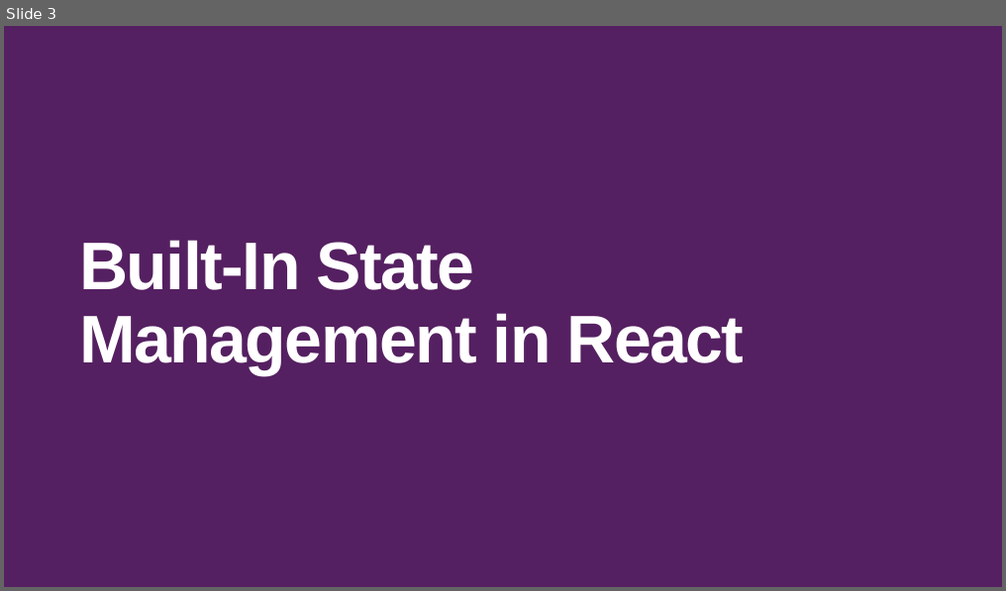
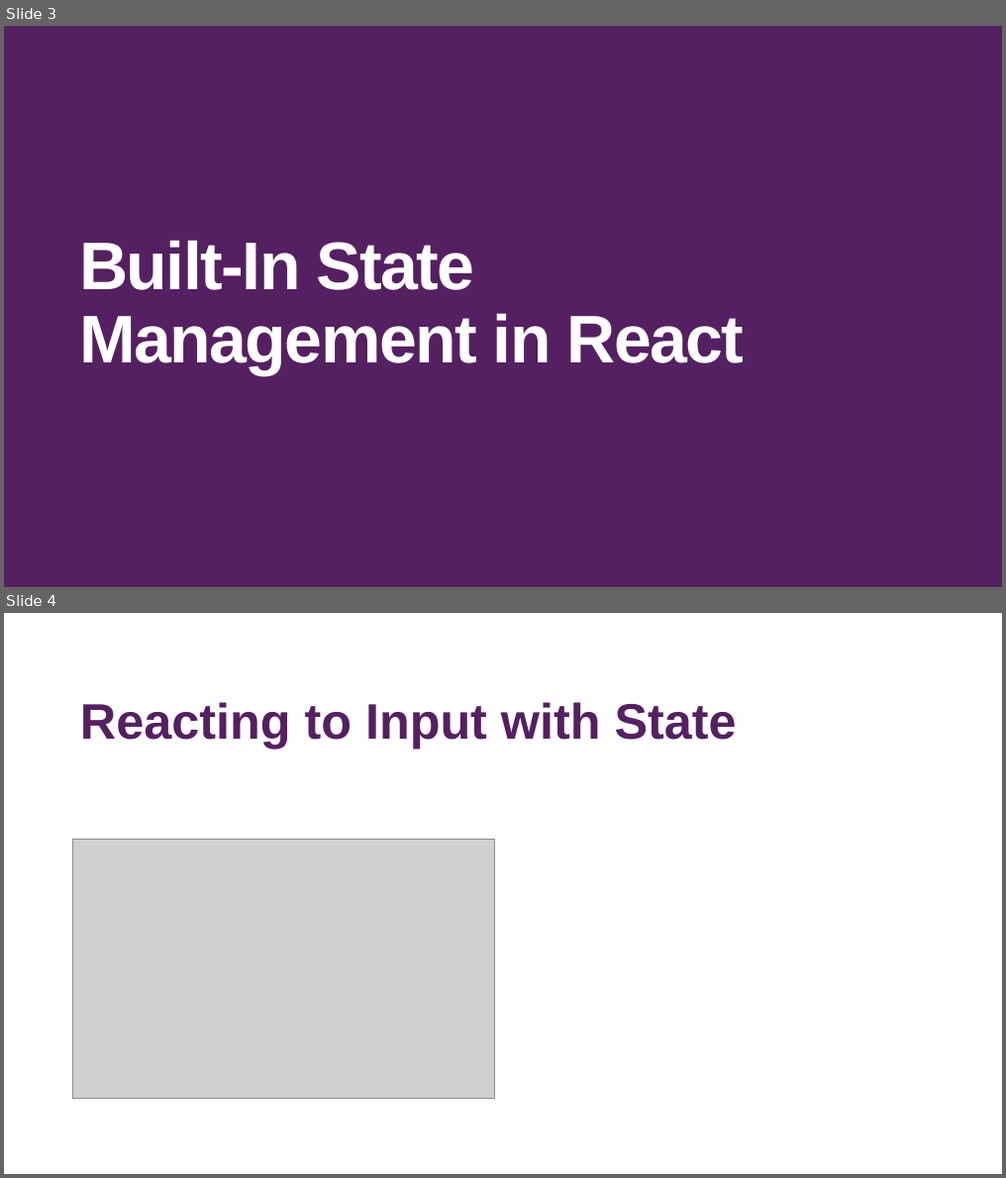
Before and after one commit to davidlambl/Lunch-and-Learns, a slide deck: Powerpoint Deck/React-State-Management.pptx. Shown one above the other, each under a label of ours: slide 3 before the commit, slides 3 and 4 after it. The pictures are 1006x591 and 1006x1178 pixels, drawn with LibreOffice and Linux fonts; fonts in the diff are those of the drawing; grey boxes stand for pictures. Boxes give left, top, right and bottom in pixels: in the first picture for what was removed or moved away, otherwise in the second. Text is boxed around its words. In the diff, an @@ line names an element or a change of style, - is before the commit and + after.

```diff
--- a/Powerpoint Deck/React-State-Management.pptx
+++ b/Powerpoint Deck/React-State-Management.pptx
@@ slide 4 added at (x1=4, y1=613, x2=1002, y2=1174), background #FFFFFF @@
@@ title added at (x1=80, y1=702, x2=737, y2=749), 48 pt, text #552061, bold @@
+Reacting to Input with State
@@ picture added at (x1=73, y1=839, x2=495, y2=1099) @@
```
Also in this commit, not shown: 1 slide changed.
